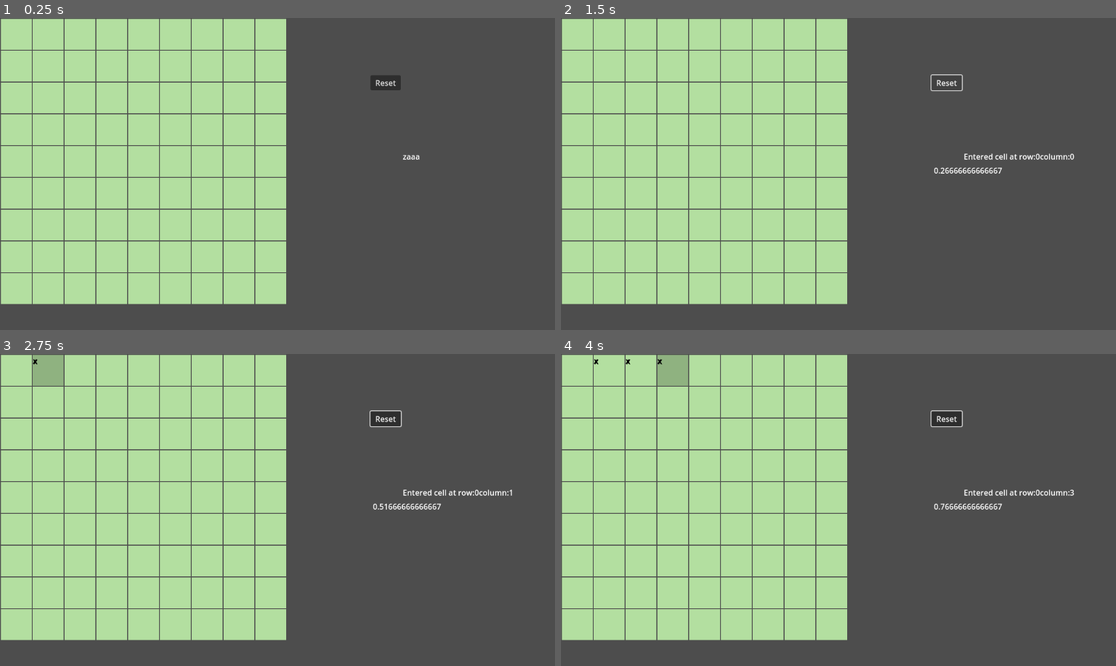
Above: before the commit, frames 1-4 (two rows, left to right).
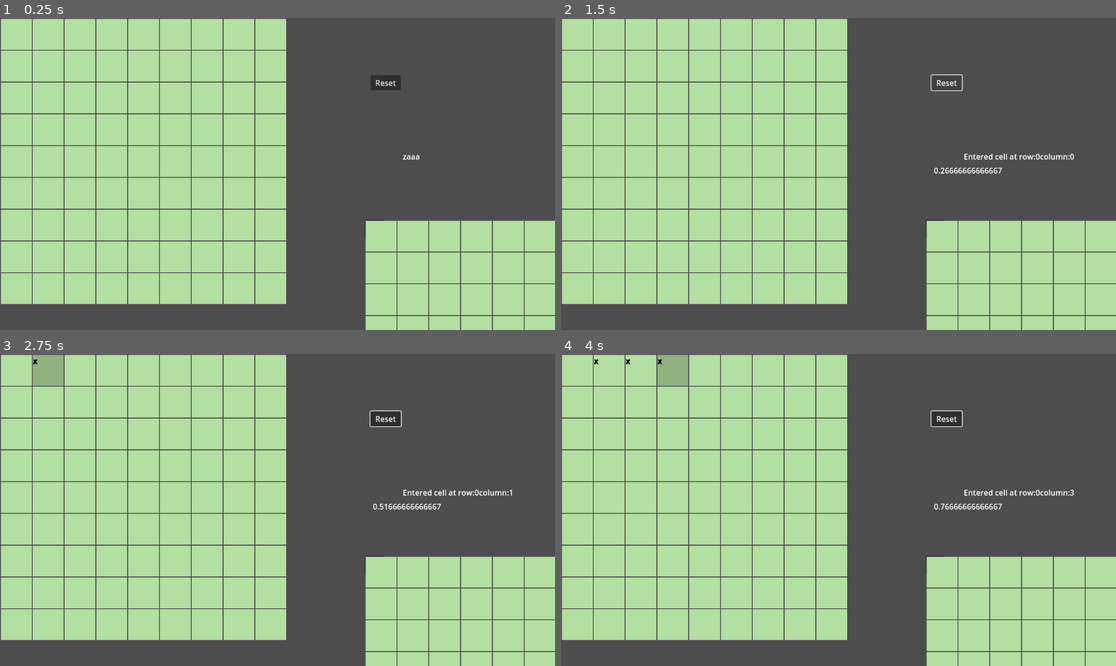
Above: after the commit, the same moments.

Repository: burakkarayagli/SudokuLikeGame
Game: Godot game, scene res://Main.tscn
Same seed, same stepped clock (60 frames per second), same inputs: the game is played once before the commit and once after it.
Inputs (mouse positions are in pixels of both pictures, inside the frame that each line leads up to):
- Up to frame 1 (0.25 s): no input
- Up to frame 2 (1.5 s): tap Enter at 0.5 s; move the mouse to (577, 33) at 0.52 s; click (577, 33) at 0.67 s; click "Reset" at 1.25 s
- Up to frame 3 (2.75 s): move the mouse to (49, 369) at 2.02 s; click (49, 369) at 2.17 s
- Up to frame 4 (4 s): move the mouse to (638, 369) at 2.77 s; click (638, 369) at 2.92 s; move the mouse to (672, 369) at 3.52 s; click (672, 369) at 3.67 s

The runs differ from the first frame. In frame 1, 12% of the frame differs, in the area x 65-100%, y 64-100%; in frame 2, 12%; in frame 3, 12%; in frame 4, 12%.

Commit message:
Color rectangle highlight added

Diff:
--- /dev/null
+++ b/Board.gd
@@ -0,0 +1,17 @@
+extends Node2D
+var row = 9
+var column = 9
+var size = 64
+var Cell_scene = preload("res://Cell.tscn")
+var cells = []
+var isMouseDown = false
+var changedCells = []
+
+# Called when the node enters the scene tree for the first time.
+func _ready():
+	pass # Replace with function body.
+
+
+# Called every frame. 'delta' is the elapsed time since the previous frame.
+func _process(delta):
+	pass
--- /dev/null
+++ b/LevelEditor.gd
@@ -0,0 +1,74 @@
+extends Control
+const orange = Color("#ffc992")
+const gray = Color("#dfdfdf")
+const blue = Color("#96beff")
+const yellow = Color("#e6f388")
+const green = Color("#b3dfa0")
+const brown = Color("#b9b29e")
+const purple = Color("b59ddb")
+const red = Color("ff2b2b")
+const pink = Color("#dfa0bf")
+const aqua = Color("#a3d2d8")
+
+var selected_color_rect = null
+
+var row = 9
+var column = 9
+var cell_size = 64
+var Cell_scene = preload("res://Cell.tscn")
+var cells = []
+
+# Called when the node enters the scene tree for the first time.
+func _ready():
+	init_grids()
+	createColorRectangles()
+
+
+func createColorRectangles():
+	var colors = [orange, gray, blue, yellow, green, brown, purple, red, pink, aqua]
+	for color in colors:
+		var color_rectangle = Panel.new()
+		color_rectangle.custom_minimum_size = Vector2(64,64)
+
+		var stylebox = StyleBoxFlat.new()
+		stylebox.bg_color = color
+		color_rectangle.add_theme_stylebox_override("panel", stylebox)
+
+		$ColorsContainer.add_child(color_rectangle)
+		color_rectangle.connect("gui_input", Callable(self, "_on_ColorRect_gui_input").bind(color_rectangle))
+
+func _on_ColorRect_gui_input(event, color_rectangle):
+
+	if event is InputEventMouseButton and event.pressed and event.button_index == MOUSE_BUTTON_LEFT:
+		highlight_color_rect(color_rectangle)
+
+func highlight_color_rect(color_rect):
+	if selected_color_rect != null:
+		# Reset the previously selected rectangle's border
+		var prev_stylebox = selected_color_rect.get_theme_stylebox("panel")
+		prev_stylebox.set_border_width_all(0)
+		selected_color_rect.add_theme_stylebox_override("panel", prev_stylebox)
+
+	# Highlight the clicked rectangle
+	var stylebox = color_rect.get_theme_stylebox("panel")
+	stylebox.set_border_width_all(3)  # Change border width to highlight
+	stylebox.border_color = Color.BLACK  # Change border color if needed
+	color_rect.add_theme_stylebox_override("panel", stylebox)
+
+	selected_color_rect = color_rect
+
+func init_grids():
+	var offset_x = 0
+	var offset_y = 0
+	for i in range(row):
+		offset_x = 0
+		offset_y += 2
+		for j in range(column):
+			offset_x += 2
+			var cell = Cell_scene.instantiate()
+			cell.row_index = i
+			cell.col_index = j
+			cell.position = Vector2(cell_size * j, cell_size * i) + Vector2(offset_x, offset_y)
+			cells.append(cell)
+			add_child(cell)
+			cell.connect("input_event", Callable(self, "_on_cell_input_event").bind(cell))
--- /dev/null
+++ b/LevelEditor.tscn
@@ -0,0 +1,28 @@
+[gd_scene load_steps=2 format=3 uid="uid://u7q34gaww4sd"]
+
+[ext_resource type="Script" path="res://LevelEditor.gd" id="1_raty4"]
+
+[node name="LevelEditor" type="Control"]
+layout_mode = 3
+anchors_preset = 15
+anchor_right = 1.0
+anchor_bottom = 1.0
+offset_top = 1.0
+offset_right = -777.0
+offset_bottom = -437.0
+grow_horizontal = 2
+grow_vertical = 2
+script = ExtResource("1_raty4")
+
+[node name="ColorsContainer" type="GridContainer" parent="."]
+layout_mode = 0
+offset_left = 726.0
+offset_top = 10.0
+offset_right = 766.0
+offset_bottom = 50.0
+columns = 5
+
+[node name="Panel" type="Panel" parent="."]
+layout_mode = 0
+offset_right = 40.0
+offset_bottom = 40.0
--- a/Main.gd
+++ b/Main.gd
@@ -88,7 +88,6 @@
 
 
 func _process(delta):
-	print(initialCellState)
 	if click_timer != null:
 		$Label.text = str(click_timer.get_time_left())
 
--- a/Main.tscn
+++ b/Main.tscn
@@ -1,6 +1,7 @@
-[gd_scene load_steps=2 format=3 uid="uid://bbbl1a7w17abl"]
+[gd_scene load_steps=3 format=3 uid="uid://bbbl1a7w17abl"]
 
 [ext_resource type="Script" path="res://Main.gd" id="1"]
+[ext_resource type="PackedScene" uid="uid://u7q34gaww4sd" path="res://LevelEditor.tscn" id="2_rmb0h"]
 
 [node name="Main" type="Node"]
 script = ExtResource("1")
@@ -31,4 +32,10 @@
 offset_bottom = 139.0
 text = "Reset"
 
+[node name="LevelEditor" parent="." instance=ExtResource("2_rmb0h")]
+offset_left = 757.0
+offset_top = 419.0
+offset_right = -20.0
+offset_bottom = -19.0
+
 [connection signal="pressed" from="ResetButton" to="." method="_on_ResetButton_pressed"]
